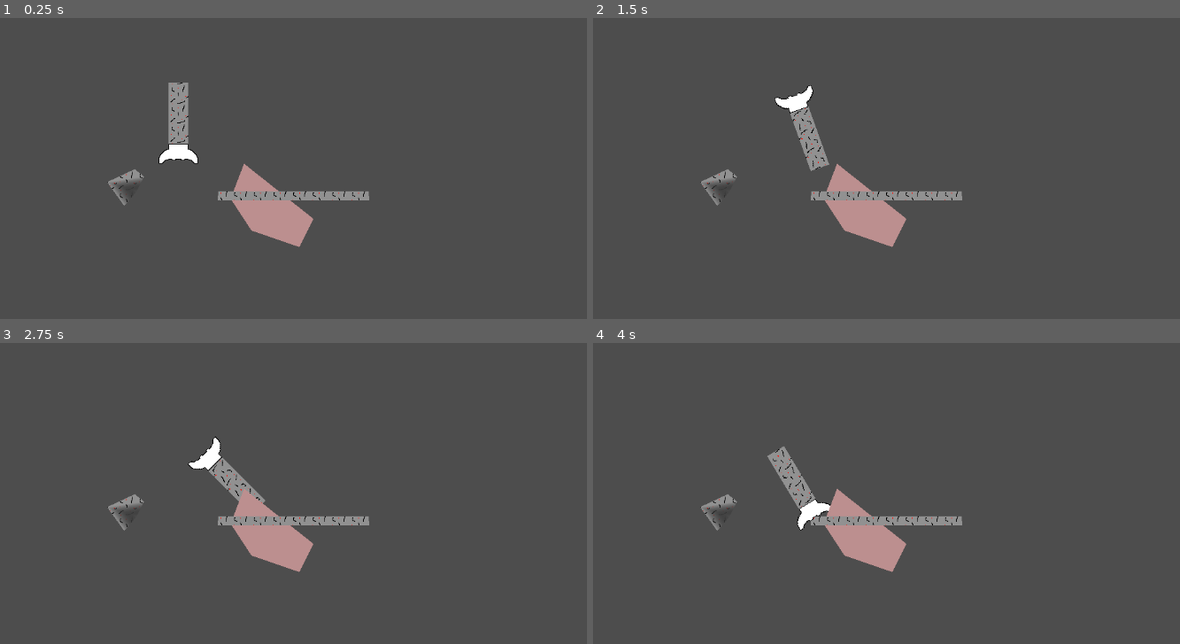
Above: before the commit, frames 1-4 (two rows, left to right).
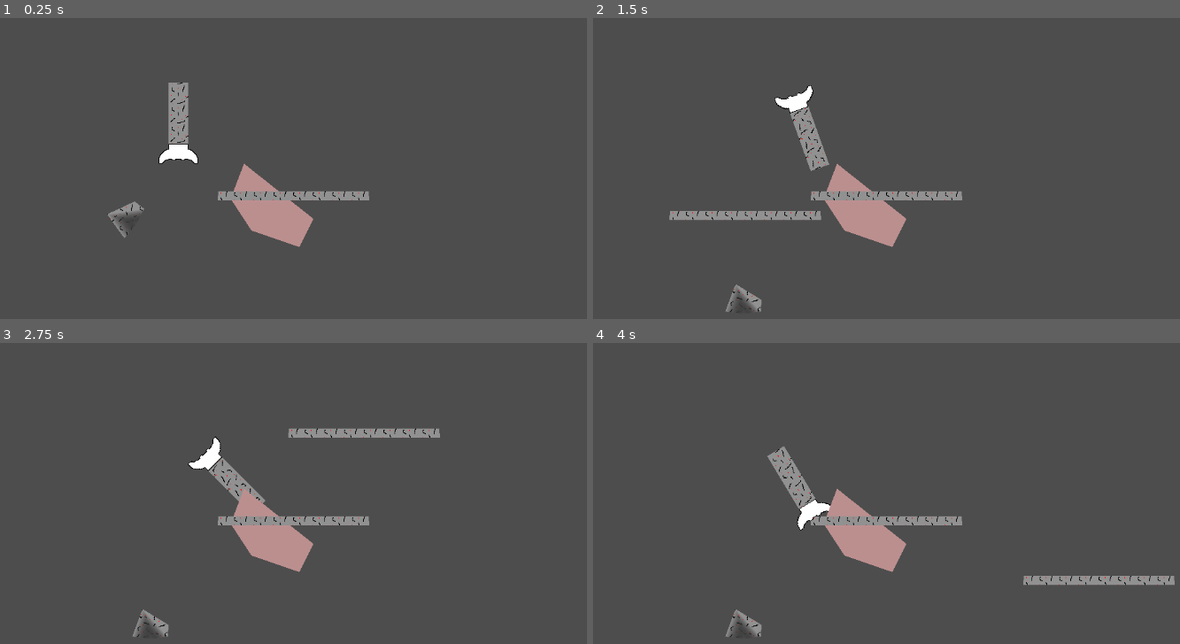
Above: after the commit, the same moments.

Repository: CWmain/SpaceJunkGame
Game: Godot game, scene res://Objects/Test_Scene.tscn
Two runs of this game, one before a commit and one after it. Both use one fixed random seed, a clock stepped at 60 frames per second and the inputs below.
Inputs (mouse positions are in pixels of both pictures, inside the frame that each line leads up to):
- Up to frame 1 (0.25 s): no input
- Up to frame 2 (1.5 s): move the mouse to (1021, 189) at 0.52 s; hold D (TurnRight) from 0.53 s (still down); click (1021, 189) at 0.6 s; tap W (Accelerate) at 0.77 s; move the mouse to (722, 228) at 1.27 s; click (722, 228) at 1.35 s
- Up to frame 3 (2.75 s): tap W (Accelerate) at 1.52 s; move the mouse to (340, 448) at 2.02 s; release D (TurnRight) at 2.03 s; hold A (TurnLeft) from 2.03 s (still down); hold S (Stop) from 2.03 s (still down); click (340, 448) at 2.3 s
- Up to frame 4 (4 s): move the mouse to (827, 613) at 2.77 s; release A (TurnLeft) at 2.78 s; release S (Stop) at 2.78 s; hold D (TurnRight) from 2.78 s (still down); click (827, 613) at 2.85 s; tap W (Accelerate) at 3.02, 3.77 s; move the mouse to (1074, 592) at 3.52 s; click (1074, 592) at 3.6 s

The runs differ from the first frame. In frame 1, 0.4% of the frame differs, in the area x 18-25%, y 50-73%; in frame 2, 1.2%; in frame 3, 1.2%; in frame 4, 1.2%, in the area x 18-100%, y 50-98%.

Commit message:
Rotation on the asteroid now works, I was simply calling to_global incorrectly.

Diff:
--- a/Objects/Cutter.gd
+++ b/Objects/Cutter.gd
@@ -9,4 +9,4 @@
 
 # Called every frame. 'delta' is the elapsed time since the previous frame.
 func _process(delta):
-	pass#self.position = get_global_mouse_position();
+	self.position = get_global_mouse_position();
--- a/Objects/Test_Scene.gd
+++ b/Objects/Test_Scene.gd
@@ -79,13 +79,12 @@
 			for i in range(tc1.size()):
 
 				#tc1[i] *= cos(entity.rotation)
-				tc1[i] += entity.position
+				tc1[i] = entity.to_global(tc1[i])
 
 
 			var c1 : PackedVector2Array = cutting_tool.cutter.polygon.duplicate()
 			for i in range(c1.size()):
-
-				c1[i] = c1[i]+cutting_tool.position
+				c1[i] = cutting_tool.to_global(c1[i])
 
 
 			var intersection = Geometry2D.clip_polygons(tc1, c1)
--- a/Objects/Test_Scene.tscn
+++ b/Objects/Test_Scene.tscn
@@ -27,7 +27,7 @@
 position = Vector2(-218, -30)
 collision_layer = 3
 collision_mask = 3
-gravity_scale = 0.0
+gravity_scale = 1.851
 
 [node name="CollisionPolygon2D" type="CollisionPolygon2D" parent="Asteroid"]
 polygon = PackedVector2Array(-20, 24, -48, -15, -3, -36, 12, -24)
